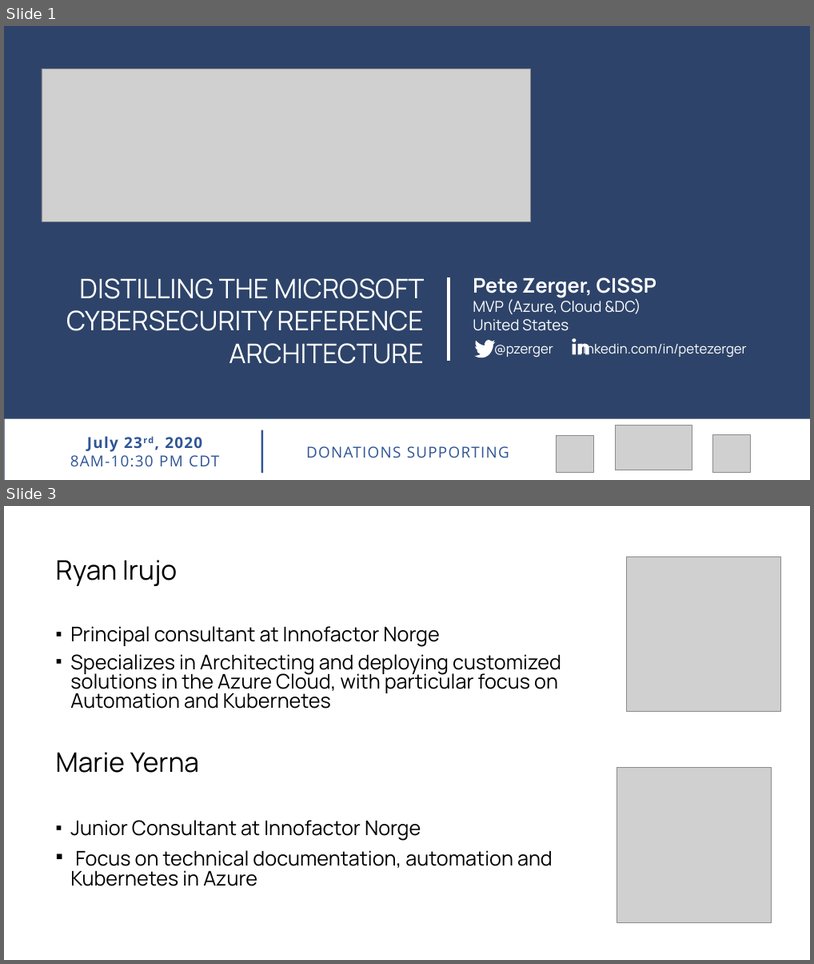
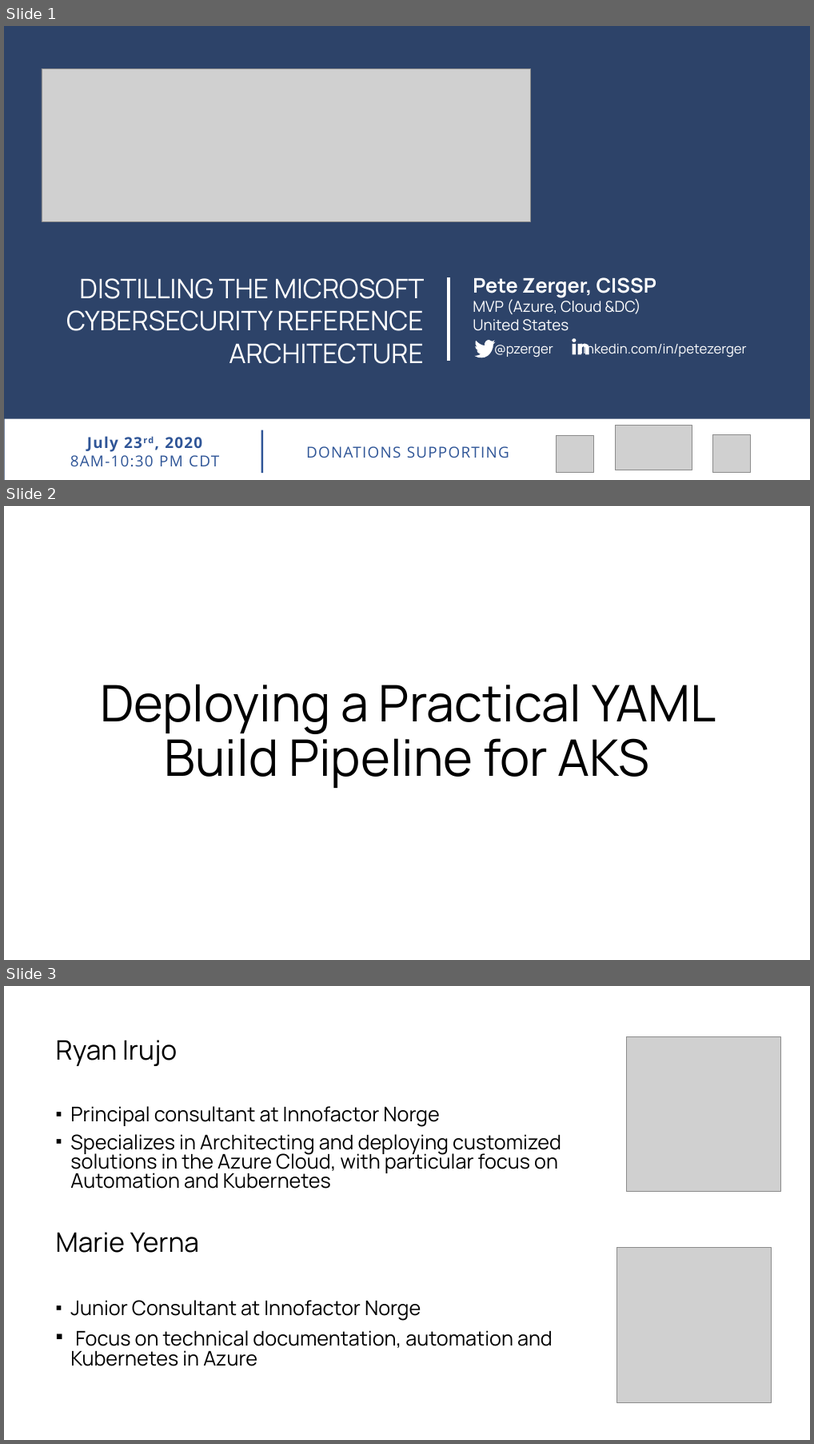
Before and after one commit to starkfell/iam-conf-2020-aks-practical-yaml, a slide deck: presentation.pptx. Shown one above the other, each under a label of ours: slides 1 and 3 before the commit, slides 1, 2 and 3 after it; the slides between them are not shown. The pictures are 814x964 and 814x1444 pixels, drawn with LibreOffice and Linux fonts; fonts in the diff are those of the drawing; grey boxes stand for pictures; background and template pictures are left out; a plain dark background stands for a picture behind light text. Boxes give left, top, right and bottom in pixels: in the first picture for what was removed or moved away, otherwise in the second. Text is boxed around its words. In the diff, an @@ line names an element or a change of style, - is before the commit and + after.

```diff
--- a/presentation.pptx
+++ b/presentation.pptx
@@ slide 2 added at [4,506,810,960], background #FFFFFF @@
@@ title added at [100,684,717,788], 60 pt, text #000000 @@
+Deploying a Practical YAML Build Pipeline for AKS
```
Also in this commit, not shown: 4 slides changed, 3 other slides added, 2 other files.
